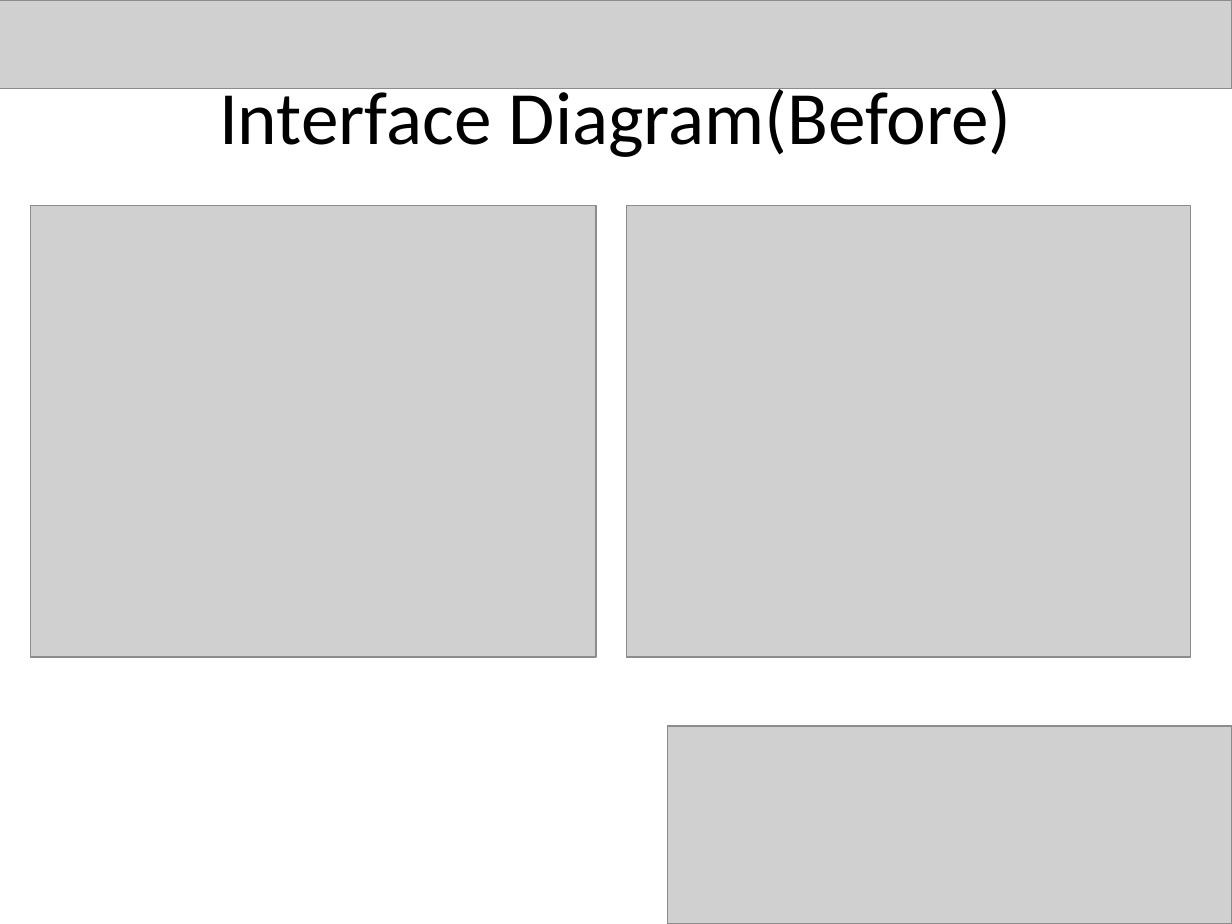
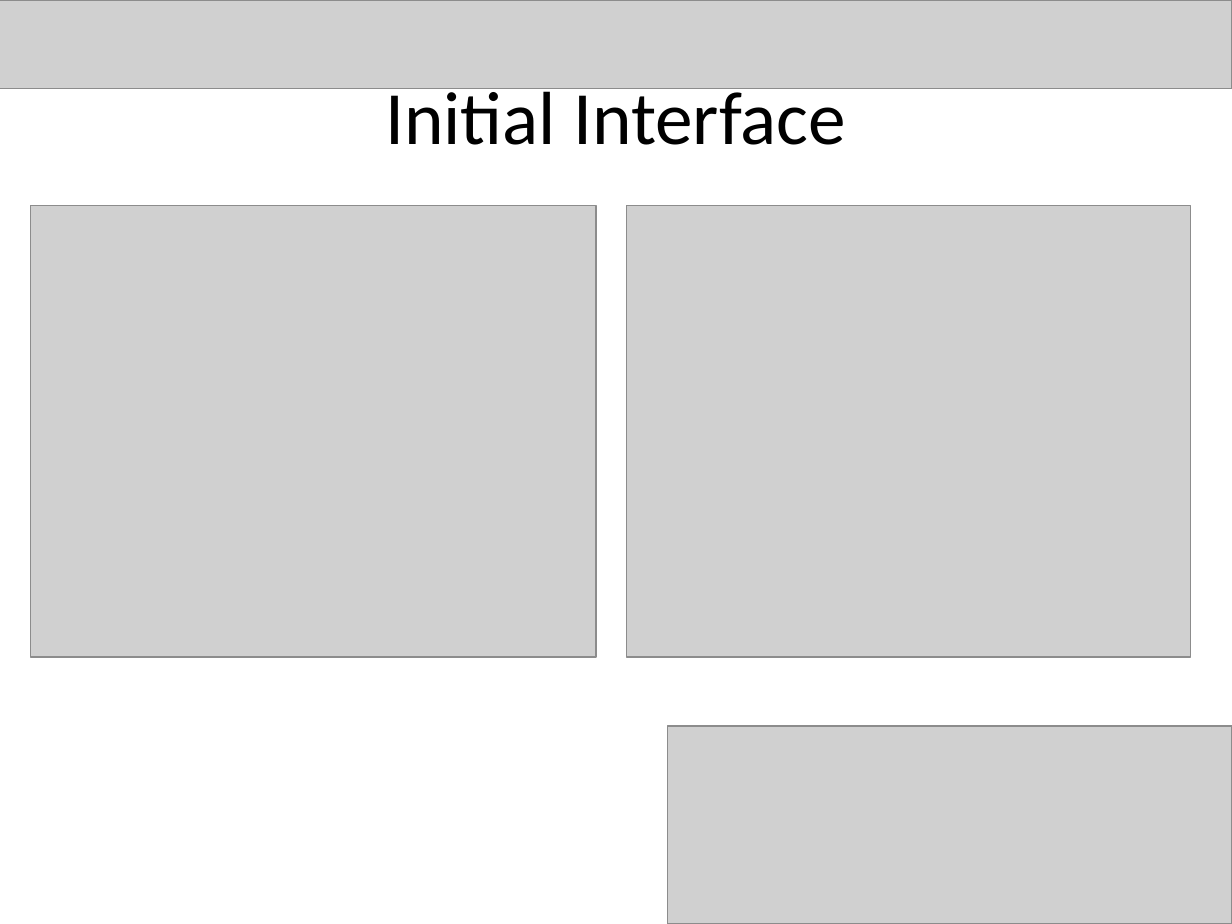
Before and after one commit to bjarratt/csce431-team1, a slide deck: slide 7 of FinalPres.pptx (slide 6 before the commit). Drawn at 1232x924 pixels with LibreOffice and Linux fonts; fonts in the diff are those of the drawing; grey boxes stand for pictures. Boxes give left, top, right and bottom in pixels: in the first picture for what was removed or moved away, otherwise in the second. Text is boxed around its words. In the diff, an @@ line names an element or a change of style, - is before the commit and + after.

```diff
--- a/FinalPres.pptx
+++ b/FinalPres.pptx
@@ title at box(385, 81, 846, 145): text changed @@
-Interface Diagram(Before)
+Initial Interface
```
Also in this commit, not shown: 4 other slides changed, 2 slides added, 1 slide removed, 1 other file.
